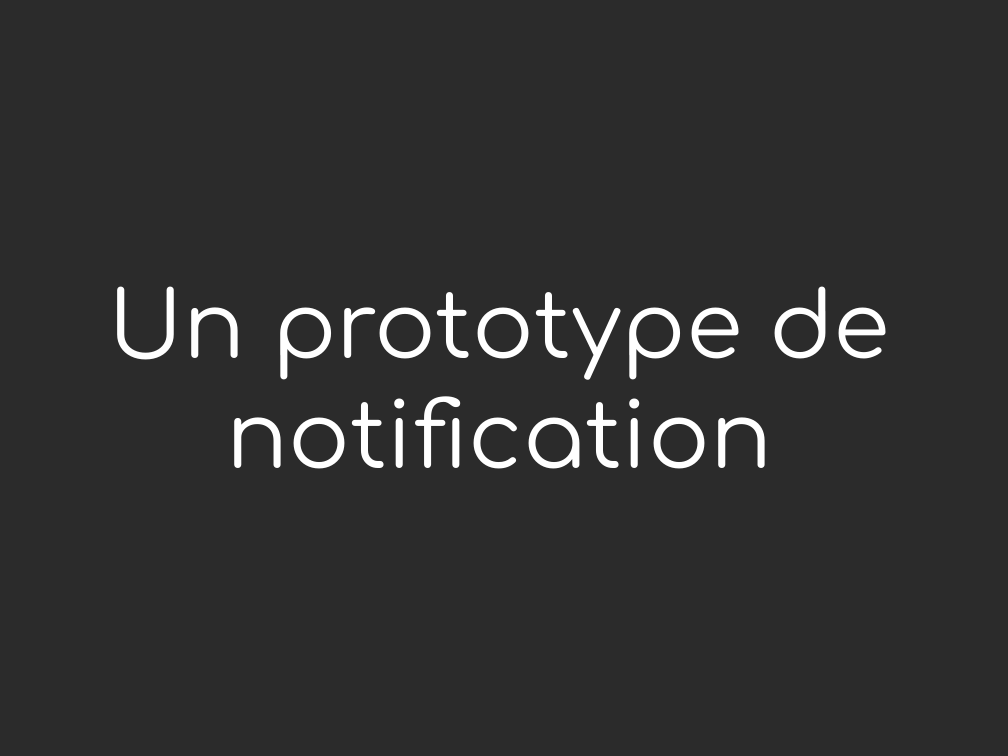
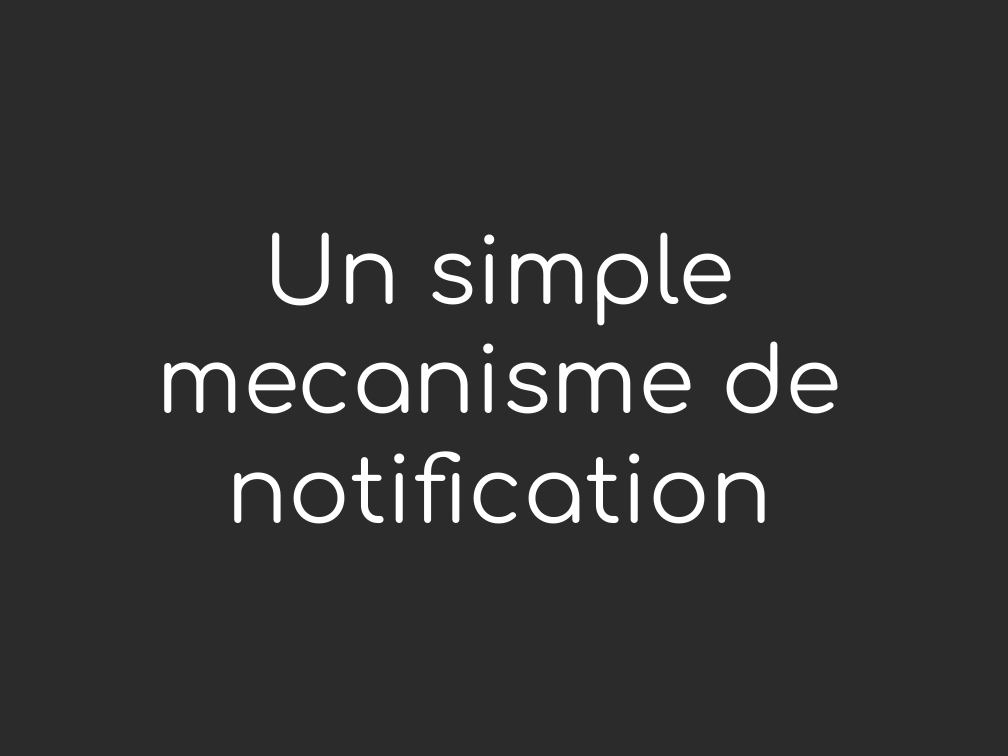
Before and after one commit to jdb/jdb.github.com, a slide deck: slide 14 of imap_idle/pycon-presentation/imap-idle-makingoff.odp (slide 17 before the commit). Drawn at 1008x756 pixels with LibreOffice and Linux fonts; fonts in the diff are those of the drawing; background and template pictures are left out; a plain dark background stands for a picture behind light text. Boxes give left, top, right and bottom in pixels: in the first picture for what was removed or moved away, otherwise in the second. Text is boxed around its words. In the diff, an @@ line names an element or a change of style, - is before the commit and + after.

```diff
--- a/imap_idle/pycon-presentation/imap-idle-makingoff.odp
+++ b/imap_idle/pycon-presentation/imap-idle-makingoff.odp
@@ title at (157, 232, 842, 524): text changed @@
-Un prototype de notification
+Un simple mecanisme de notification
```
Also in this commit, not shown: 9 other slides changed, 13 slides added, 12 slides removed, 4 other files.
